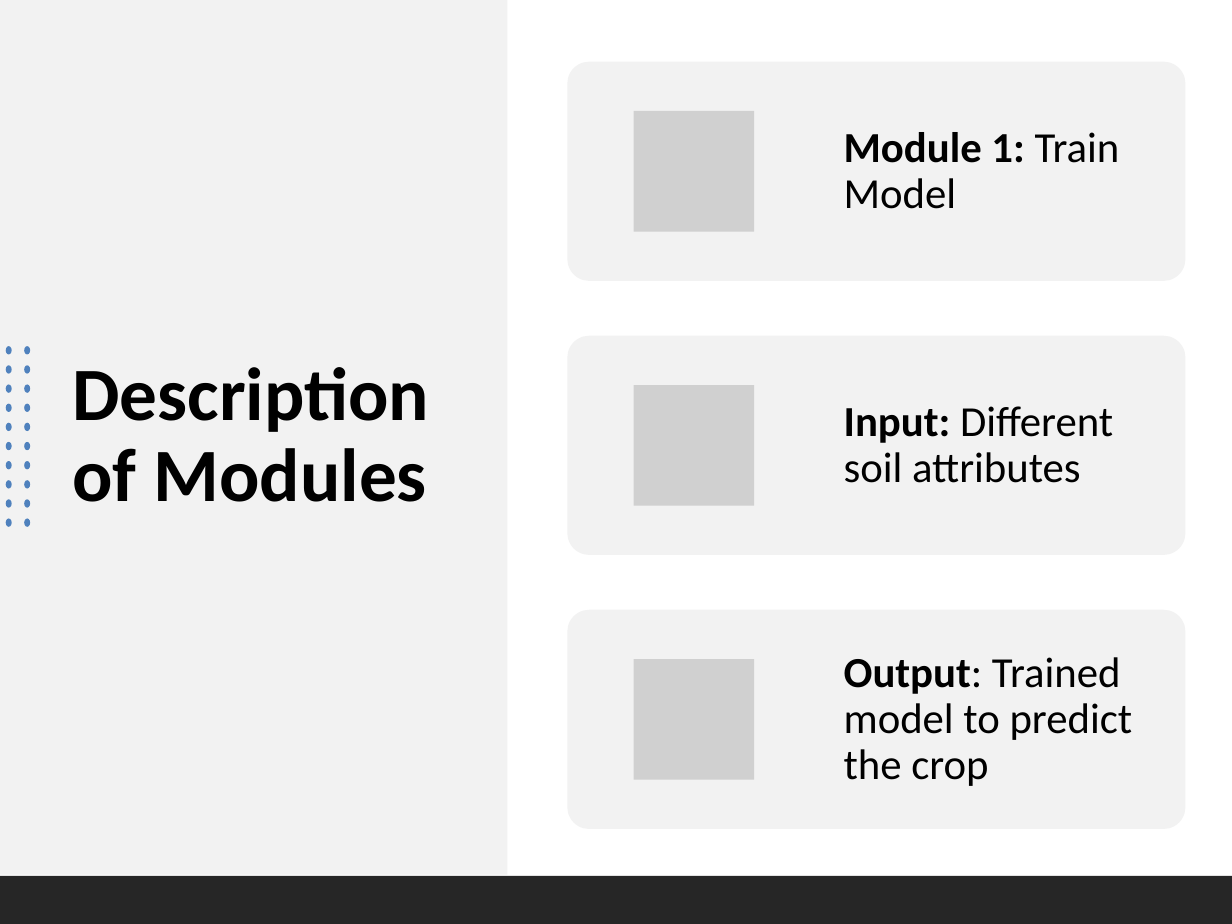
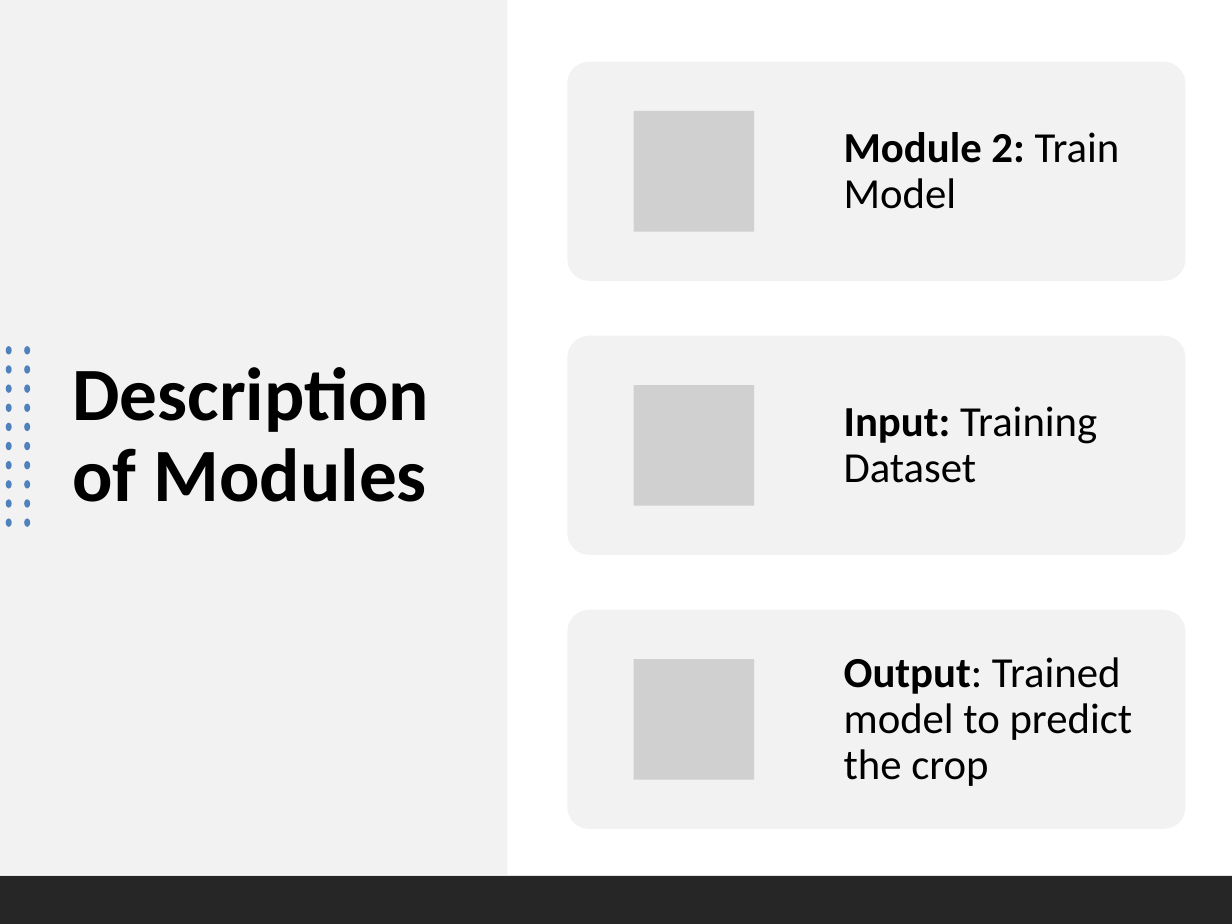
Before and after one commit to tusharpangare/Project-Documents, a slide deck: slide 13 of ppt Group 12.pptx. Drawn at 1232x924 pixels with LibreOffice and Linux fonts; fonts in the diff are those of the drawing; grey boxes stand for pictures. Boxes give left, top, right and bottom in pixels: in the first picture for what was removed or moved away, otherwise in the second. Text is boxed around its words. In the diff, an @@ line names an element or a change of style, - is before the commit and + after.

```diff
--- a/ppt Group 12.pptx
+++ b/ppt Group 12.pptx
@@ text at box(844, 132, 1120, 209): text changed @@
-Module 1: Train Model
+Module 2: Train Model
@@ text at box(844, 406, 1097, 483): text changed @@
-Input: Different soil attributes
+Input: Training Dataset
```
Also in this commit, not shown: 5 other slides changed, 1 other file.
